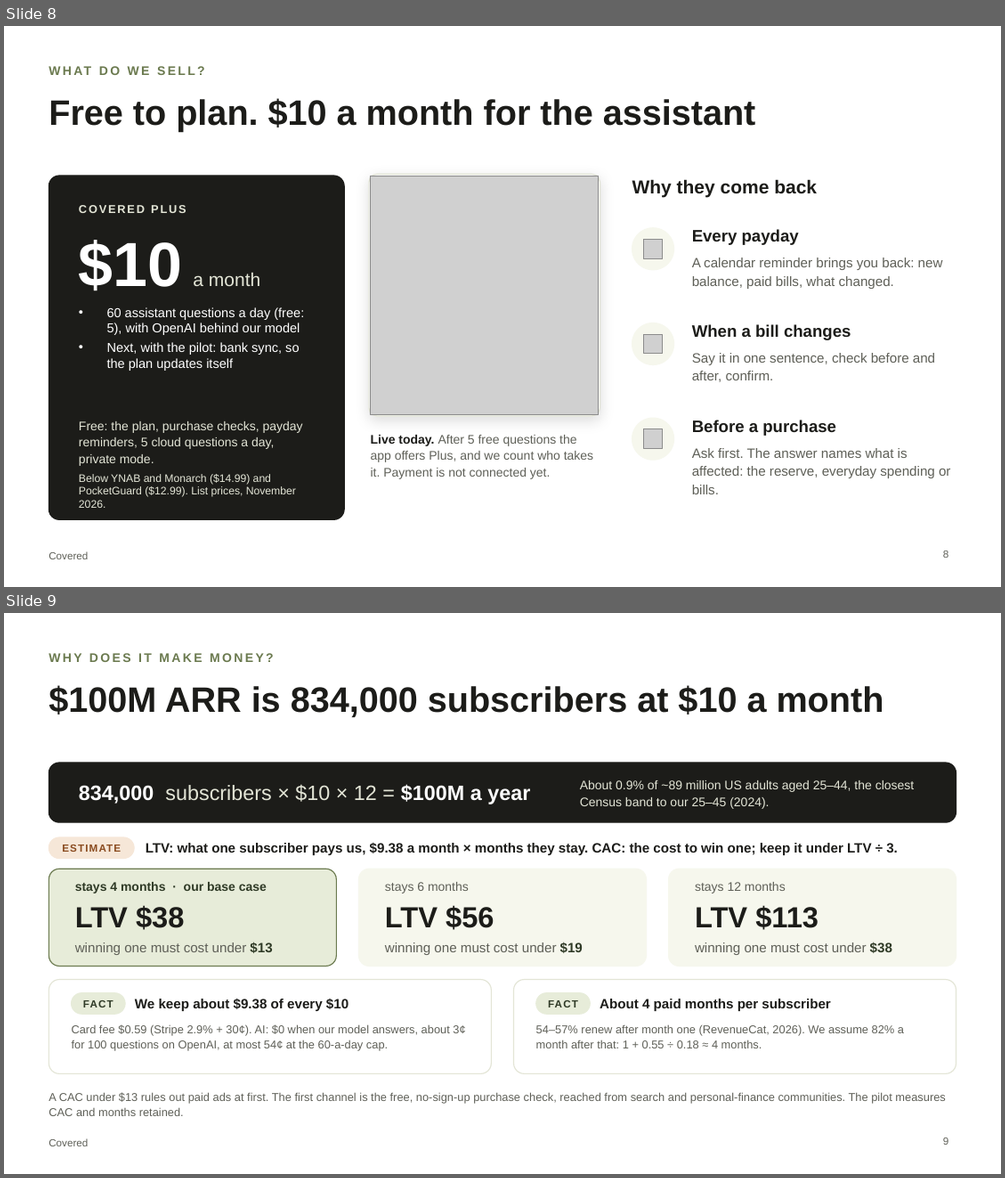
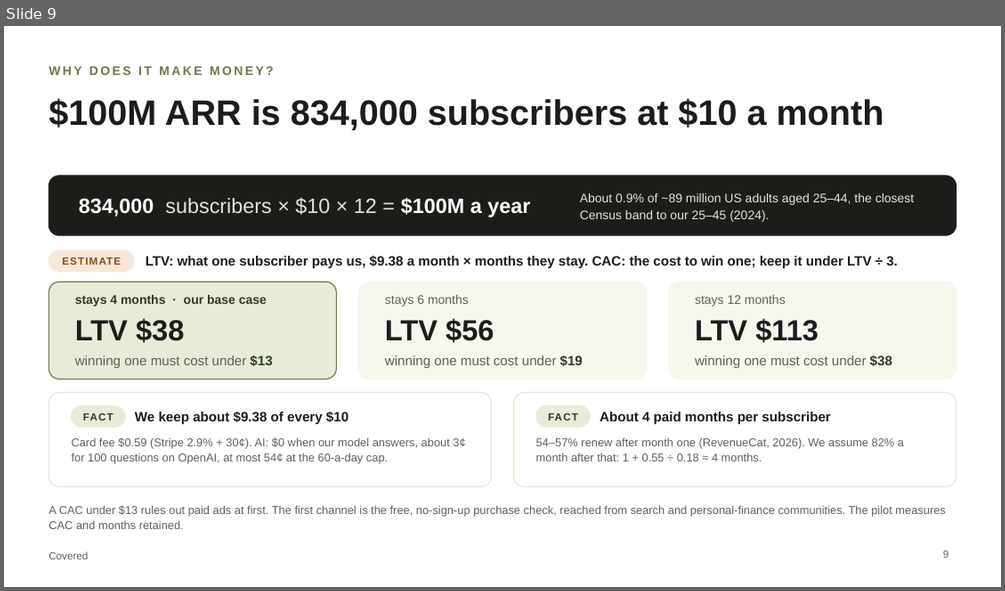
Before and after one commit to chinusoid/FractureTeam, a slide deck: pitch/covered-pitch.pptx. Shown one above the other, each under a label of ours: slides 8 and 9 before the commit, slide 9 after it. The pictures are 1005x1178 and 1005x591 pixels, drawn with LibreOffice and Linux fonts; fonts in the diff are those of the drawing; grey boxes stand for pictures. Boxes give left, top, right and bottom in pixels: in the first picture for what was removed or moved away, otherwise in the second. Text is boxed around its words. In the diff, an @@ line names an element or a change of style, - is before the commit and + after.

```diff
--- a/pitch/covered-pitch.pptx
+++ b/pitch/covered-pitch.pptx
@@ slide 8 removed at box(4, 26, 1001, 587), background #FFFFFF; not listed: 1 template element that a slide beside it also shows @@
@@ text removed at box(48, 63, 647, 86) @@
-WHAT DO WE SELL?
@@ title removed at box(48, 98, 756, 132) @@
-Free to plan. $10 a month for the assistant
@@ rounded rectangle removed at box(48, 176, 344, 520) @@
@@ rounded rectangle removed at box(369, 174, 600, 416) @@
@@ picture removed at box(371, 176, 599, 414) @@
@@ text removed at box(632, 179, 817, 198) @@
-Why they come back
@@ text removed at box(79, 205, 186, 213) @@
-COVERED PLUS
@@ ellipse removed at box(632, 228, 674, 270) @@
@@ picture removed at box(643, 239, 663, 258) @@
@@ text removed at box(692, 229, 799, 245) @@
-Every payday
@@ text removed at box(79, 240, 260, 291) @@
-$10 a month
@@ text removed at box(692, 257, 943, 289) @@
-A calendar reminder brings you back: new balance, paid bills, what changed.
@@ text removed at box(107, 307, 304, 370) @@
-• 60 assistant questions a day (free: 5), with OpenAI behind our model
-• Next, with the pilot: bank sync, so the plan updates itself
@@ ellipse removed at box(632, 323, 674, 365) @@
@@ picture removed at box(643, 334, 663, 354) @@
@@ text removed at box(692, 324, 851, 340) @@
-When a bill changes
@@ text removed at box(692, 353, 935, 382) @@
-Say it in one sentence, check before and after, confirm.
@@ text removed at box(79, 421, 303, 466) @@
-Free: the plan, purchase checks, payday reminders, 5 cloud questions a day, private mode.
@@ ellipse removed at box(632, 418, 674, 459) @@
@@ text removed at box(692, 419, 836, 435) @@
-Before a purchase
@@ text removed at box(371, 435, 593, 479) @@
-Live today. After 5 free questions the app offers Plus, and we count who takes it. Payment is not connected yet.
@@ picture removed at box(643, 429, 663, 449) @@
@@ text removed at box(692, 448, 950, 494) @@
-Ask first. The answer names what is affected: the reserve, everyday spending or bills.
@@ text removed at box(79, 474, 296, 507) @@
-Below YNAB and Monarch ($14.99) and PocketGuard ($12.99). List prices, November 2026.
@@ page number removed at box(943, 550, 948, 557) @@
-8
```
Also in this commit, not shown: 5 slides changed, 1 slide added, 9 other files.
